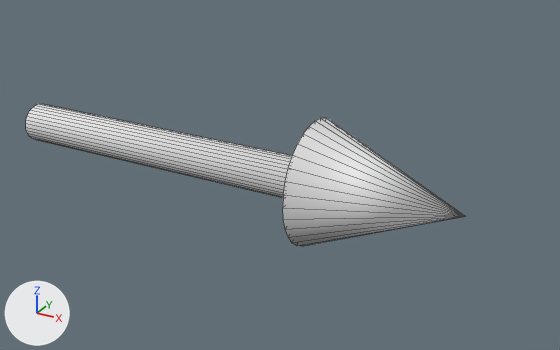
The OBJ model app/models/axis_x.obj, before and after one commit.
Camera for both pictures: a 50 mm lens placed at (2.209, -2.063, 1.032), pointed at (1.05, 0.044, -0.022). The axes (+X, +Y, +Z) are drawn at lower left. The lights are the same throughout. Mesh edges are drawn as thin lines. Where no turn or scale is listed for an object, it has been applied to the vertices.

In view in the first picture: 'axis_x'.
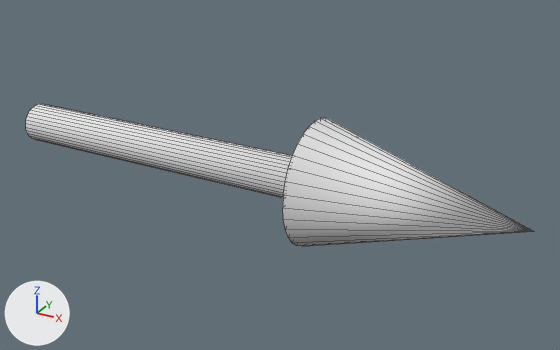
Scene script edits in JSON lines:
```json
{"block": "me_axis_x", "where": "me_axis_x.from_pydata(...)  # 97 vertices, 96 faces; spans x 0.0..1.7, y -0.21..0.21, z -0.21..0.21"}
{"block": "me_axis_x", "where": "# used by ob_axis_x; location = (0.0, 0.0, 0.0)"}
{"block": "me_axis_x", "change": "me_axis_x part 1"}
{"op": "set", "path": "me_axis_x.vertices[96].co", "old": "(1.7, 0.0, 0.0)", "new": "(1.9, 0.0, 0.0)", "note": "pixel (465, 216) -> pixel (534, 231)"}
```

Boxes (x1, y1, x2, y2) around the edits, measured in the pictures (560 x 350 px; the box of a moved part takes in the faces that stretch with it):
```json
{"object": "axis_x", "change": "reshaped", "before": [26, 104, 465, 246], "after": [26, 104, 533, 246], "on screen": "15% wider"}
{"part": 1, "of": "me_axis_x", "change": "moved or reshaped", "before": [288, 118, 465, 246], "after": [288, 118, 533, 246]}
```
